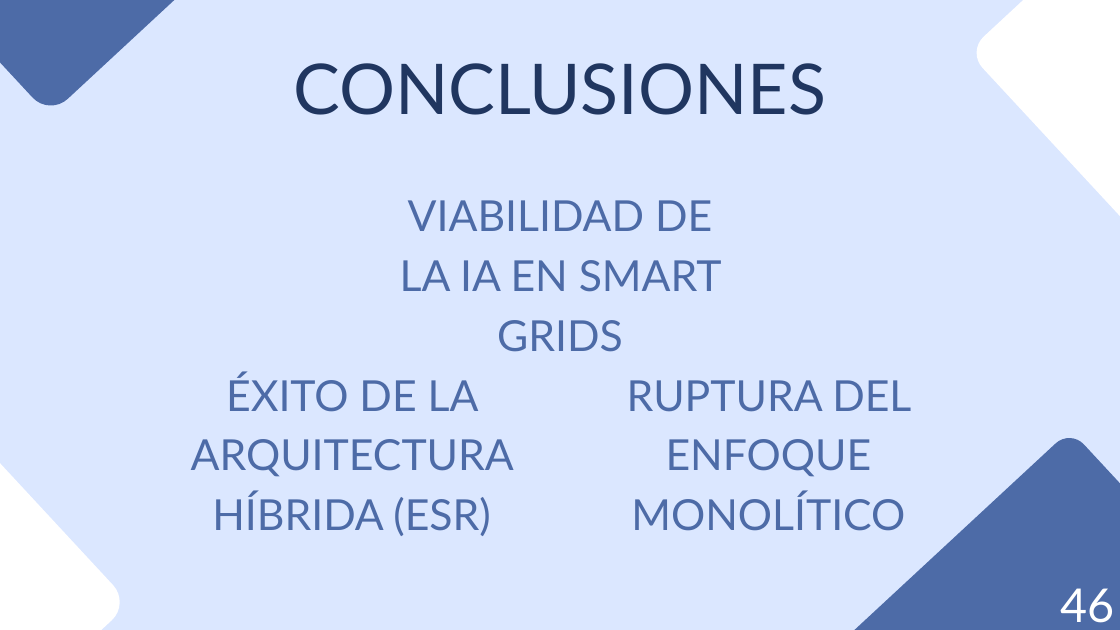
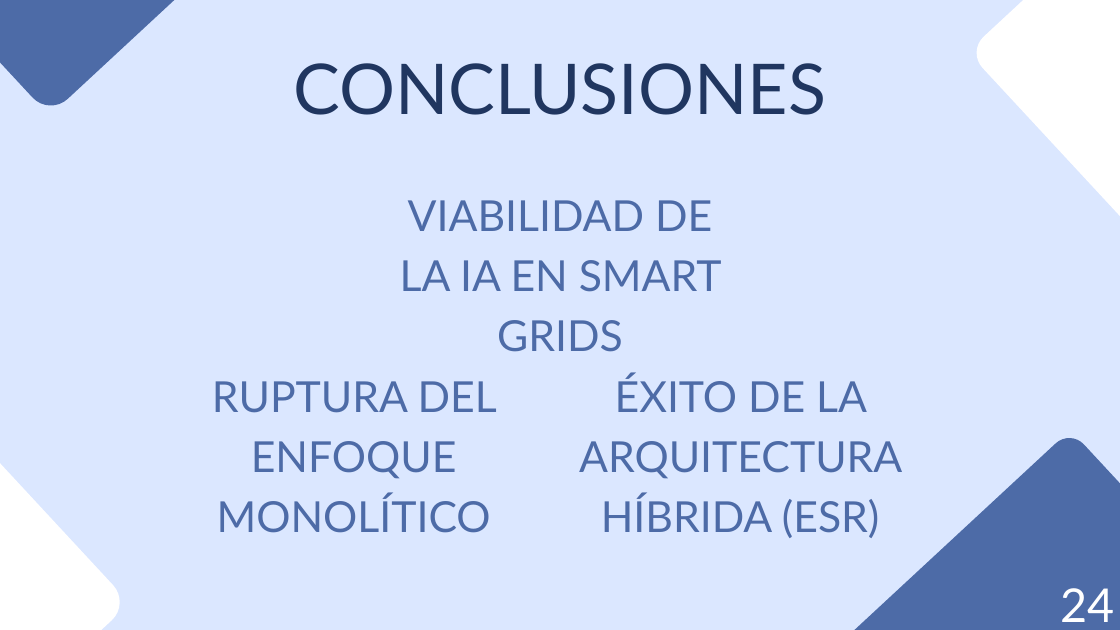
Before and after one commit to danilr16/TFG_Smart_Grids, a slide deck: slide 34 of Smart Grids Control de Redes Eléctricas con IA.pptx (slide 66 before the commit). Drawn at 1120x630 pixels with LibreOffice and Linux fonts; fonts in the diff are those of the drawing. Boxes give left, top, right and bottom in pixels: in the first picture for what was removed or moved away, otherwise in the second. Text is boxed around its words. In the diff, an @@ line names an element or a change of style, - is before the commit and + after.

```diff
--- a/Smart Grids Control de Redes Eléctricas con IA.pptx
+++ b/Smart Grids Control de Redes Eléctricas con IA.pptx
@@ text "RUPTURA DEL ENFOQUE MONOLÍTICO": place and size @@
-text "RUPTURA DEL ENFOQUE MONOLÍTICO" at bbox=[627, 380, 911, 531]
+text "RUPTURA DEL ENFOQUE MONOLÍTICO" at bbox=[212, 381, 497, 533]
@@ text "ÉXITO DE LA ARQUITECTURA HÍBRIDA ...": place and size @@
-text "ÉXITO DE LA ARQUITECTURA HÍBRIDA ..." at bbox=[191, 374, 514, 536]
+text "ÉXITO DE LA ARQUITECTURA HÍBRIDA ..." at bbox=[579, 375, 902, 538]
@@ text at bbox=[1060, 588, 1114, 622]: text changed @@
-46
+24
```
Also in this commit, not shown: 24 other slides changed, 3 slides added, 35 slides removed.
